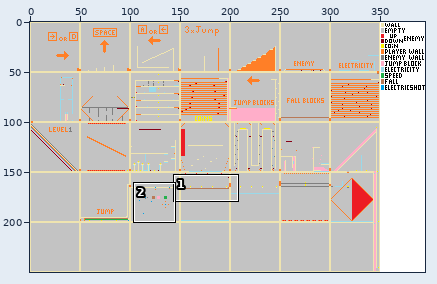
Two versions of one sprite sheet, src/Map.png. The picture above shows the old version from afar; the outline marks the close-up.
Close-up. First the earlier version:
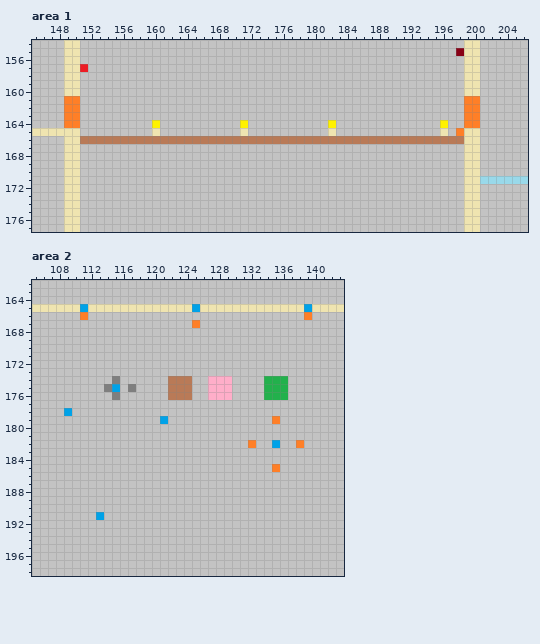
The file is 395x250 pixels. Shown: area 1: x 145..206, y 154..177; area 2: x 105..143, y 162..198. The commit also changed other parts of the picture, which this record leaves out.
After:
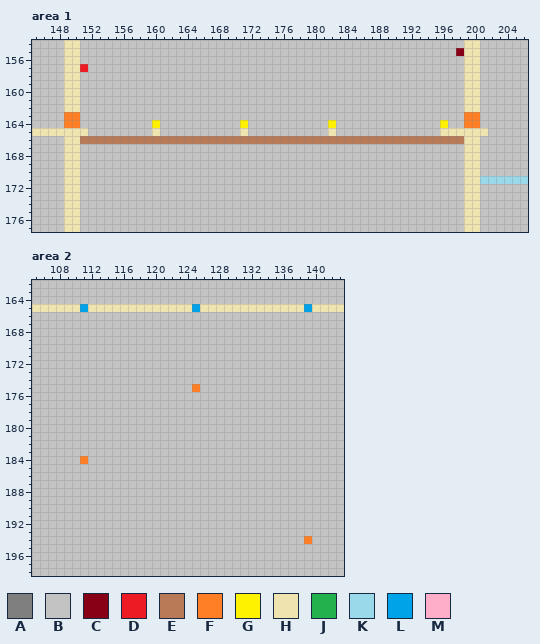
Palette (. is transparent): A #7f7f7f  B #c3c3c3  C #880015  D #ed1c24  E #b97a57  F #ff7f27  G #fff200  H #efe4b0  J #22b14c  K #99d9ea  L #00a2e8  M #ffaec9
Change:
Area 1:
The author changed colour B to colour H in row 165 at x 151, 197 and 201.
The author changed colour F to colour H in rows 161 to 162 at x 149 to 150 and 199 to 200; in row 165 at x 198.
Area 2:
The author changed colour A to colour B in row 174 at x 115; in row 175 at x 114 and 117; in row 176 at x 115.
The author changed colour E to colour B in rows 174 to 176 at x 122 to 124.
The author changed colour F to colour B in row 166 at x 111 and 139; in row 167 at x 125; in row 179 at x 135; in row 182 at x 132 and 138; in row 185 at x 135.
The author changed colour J to colour B in rows 174 to 176 at x 134 to 136.
The author changed colour L to colour B in row 175 at x 115; in row 178 at x 109; in row 179 at x 121; in row 182 at x 135; in row 191 at x 113.
The author changed colour M to colour B in rows 174 to 176 at x 127 to 129.
The author changed colour B to colour F in row 175 at x 125; in row 184 at x 111; in row 194 at x 139.
